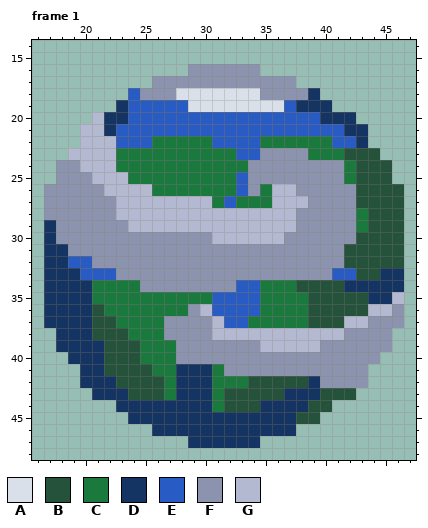
File history of a pixel-art file, Assets/desenhoOrbit/mundo.aseprite. Above is the file before it was changed.
64x64 pixels, 1 frame. Shown: frame 1: x 16..47, y 14..48. The commit also changed other frames, which this record leaves out.
Palette (. is transparent): A #dae0ea  B #24523b  C #1a7a3e  D #143464  E #285cc4  F #8b93af  G #b3b9d1
Pixels before, frame 1, first column x 17:
16 ............FFFFFF............
17 .........FFFFFFFFFFFF.........
18 .......EFFFAAAAAAAFFFFD.......
19 ......DEEEEEAAAAAAAAEDDD......
20 ....GDDEEEEEEEEEEEEEEEEDDD....
21 ...GGDEEEEEEEEEEEEEEEEEEEDD...
22 ...GGGEEECCCCCEEEECCCCCCEED...
23 ..GGGGCCCCCCCCCCEEFFFFCCCBBB..
24 .FFGGGCCCCCCCCCCCFFFFFFFFCBBB.
25 .FFFGGGCCCCCCCCCEFFFFFFFFCBBB.
26 FFFFFGGGGCCCCCCCEFCGGFFFFFBBBB
27 FFFFFFGGGGGGGGCECCCGGGFFFFBBBB
28 FFFFFFGGGGGGGGGGGGGGGFFFFFCBBB
29 DFFFFFFGGGGGGGGGGGGGGFFFFFCBBB
30 DFFFFFFFFFFFFFGGGGGGFFFFFFBBBB
31 DDFFFFFFFFFFFFFFFFFFFFFFFBBBBB
32 DDEEFFFFFFFFFFFFFFFFFFFFFBBBBB
33 DDDEEEFFFFFFFFFFFFFFFFFFEEBBDD
34 DDDDCCCCFFFFFFFFEECCCBBBBDDDDD
35 DDDDCCCCCCCCCCEEEECCCCBBBBBDDG
36 DDDDBCCCCCCCFGEEEECCCCBBBBBGGF
37 DDDDBBCCCCFFFFGEECCCCCBBBGGFFF
38 .DDDBBBCCCFFFFGGGGGGGGGGGFFFF.
39 .DDDDBBBCCCFFFFFFFGGGGGFFFFFF.
40 ..DDDBBBCCCFFFFFFFFFFFFFFFFF..
41 ...DDBBBBCCDDDCFFFFFFFFFFFF...
42 ...DDDBBBBCDDDCCCBBBBBDFFFF...
43 ....DDDBBBCDDDCBBBBBDDDBBB....
44 ......DDDDDDDDCBBBDDDDBB......
45 .......DDDDDDDDDDDDDDBB.......
46 .........DDDDDDDDDDDD.........
47 ............DDDDDD............
The result:
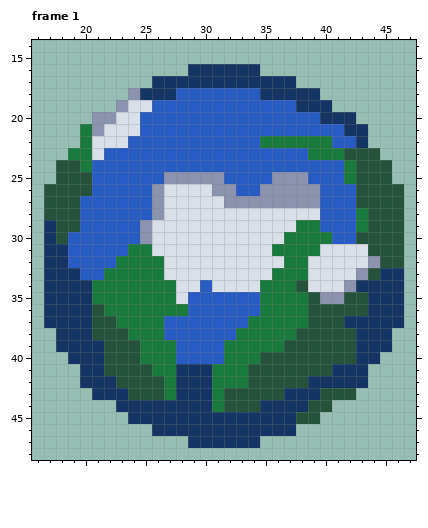
Edits made:
Frame 1:
y 16: x 29..34 FFFFFF -> DDDDDD
y 17: x 26..37 FFFFFFFFFFFF -> DDDDDDDDDDDD
y 18: x 24..38 EFFFAAAAAAAFFFF -> FDDDEEEEEEEDDDD
y 19: x 23..25 DEE -> FAA; x 29..36 AAAAAAAA -> EEEEEEEE
y 20: x 21..24 GDDE -> FFAA
y 21: x 20..24 GGDEE -> CFAAA
y 22: x 20..23 GGGE -> CAAA; x 26..30 CCCCC -> EEEEE
y 23: x 19..32 GGGGCCCCCCCCCC -> CCAEEEEEEEEEEE; x 35..38 FFFF -> EEEE
y 24: x 18..41 FFGGGCCCCCCCCCCCFFFFFFFF -> BBCEEEEEEEEEEEEEEEEEEEEE
y 25: x 18..32 FFFGGGCCCCCCCCC -> BBBEEEEEEFFFFFE; x 34..35 FF -> EE; x 39..41 FFF -> EEE
y 26: x 17..32 FFFFFGGGGCCCCCCC -> BBBBEEEEEFAAAAFF; x 34..37 FCGG -> EFFF; x 40..42 FFF -> EEE
y 27: x 17..38 FFFFFFGGGGGGGGCECCCGGG -> BBBEEEEEEFAAAAAFFFFFFF; x 40..42 FFF -> EEE
y 28: x 17..42 FFFFFFGGGGGGGGGGGGGGGFFFFF -> BBBEEEEEEFAAAAAAAAAAAAAEEE
y 29: x 18..42 FFFFFFGGGGGGGGGGGGGGFFFFF -> BBEEEEEFAAAAAAAAAAAACCEEE
y 30: x 18..24 FFFFFFF -> BEEEEEE; x 26..42 FFFFFGGGGGGFFFFFF -> AAAAAAAAAAACCCCEE
y 31: x 19..43 FFFFFFFFFFFFFFFFFFFFFFFBB -> EEEEECCAAAAAAAAAACCCCAAAA
y 32: x 21..44 FFFFFFFFFFFFFFFFFFFFFBBB -> EECCCCAAAAAAAAAACCAAAAAF
y 33: x 22..43 EFFFFFFFFFFFFFFFFFFEEB -> CCCCCAAAAAAAAACCCAAAAF
y 34: x 25..34 FFFFFFFFEE -> CCCAAEAAAA; x 39..42 BBBD -> AAAF
y 35: x 28..30 CCC -> AEE; x 40..41 BB -> FF; x 46 G -> D
y 36: x 29..30 FG -> EE; x 44..46 GGF -> DDD
y 37: x 27..31 FFFFG -> EEEEE; x 42..46 GGFFF -> DDDDD
y 38: x 27..45 FFFFGGGGGGGGGGGFFFF -> EEEEEECCCCCBBBBBDDD
y 39: x 28..45 FFFFFFFGGGGGFFFFFF -> EEEECCCCCBBBBBBDDD
y 40: x 28..44 FFFFFFFFFFFFFFFFF -> EEEECCCBBBBBBBBDD
y 41: x 32..43 FFFFFFFFFFFF -> CCBBBBBBBDDD
y 42: x 40..43 FFFF -> DDDD
